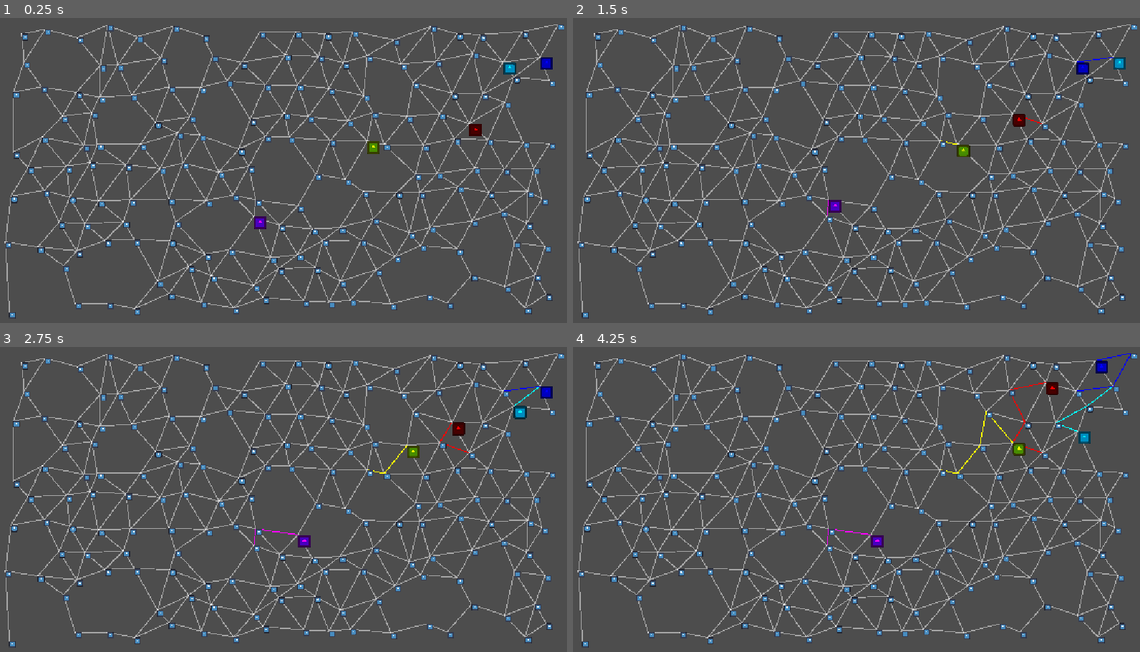
Above: before the commit, frames 1-4 (two rows, left to right).
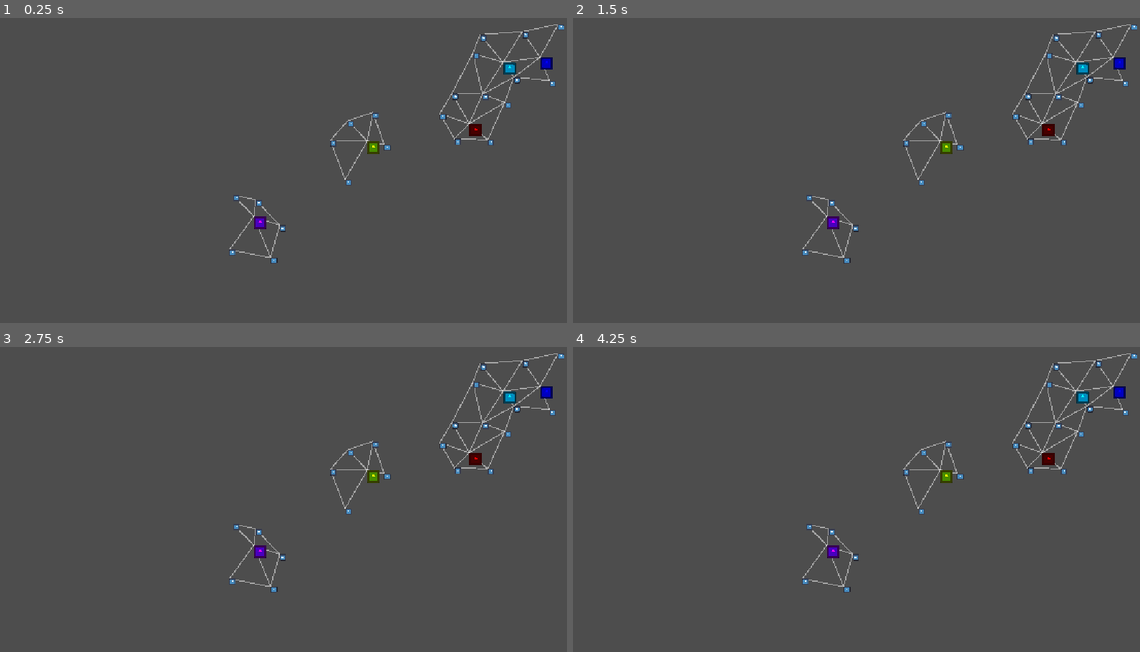
Above: after the commit, the same moments.

Repository: CrankyCranton/gwj-90
Game: Godot game, scene res://map/map.tscn
The game is run twice, just before and just after one commit, with the same random seed, the same clock (stepped at 60 frames per second) and the same inputs. The engine's default icon, where the game draws it, is replaced by a stand-in: a white triangle on a blue panel in a dark square.
Inputs (mouse positions are in pixels of both pictures, inside the frame that each line leads up to; where the layout moved, square brackets give the same spot in the first picture):
- Up to frame 1 (0.25 s): no input
- Up to frame 2 (1.5 s): click (1083, 69) at 0.5 s; click (833, 222) [833, 207] at 1.25 s
- Up to frame 3 (2.75 s): click (374, 475) [391, 481] at 2 s
- Up to frame 4 (4.25 s): click (1049, 459) [1032, 429] at 2.75 s; click (1117, 392) [1139, 359] at 3.5 s

The runs differ from the first frame. In frame 1, 7.7% of the frame differs, in the area x 0-98%, y 2-99%; in frame 2, 8.5%; in frame 3, 8.5%; in frame 4, 8.8%, in the area x 0-99%, y 2-99%.

Commit message:
FOW (should) work

Diff:
--- a/character/character.gd
+++ b/character/character.gd
@@ -9,6 +9,7 @@
 
 var tween: Tween
 
+## Set this to move the character.
 @onready var location: Location:
 	set(value):
 		if location:
@@ -17,15 +18,30 @@
 		location = value
 		location.character = self
 
-		if tween:
-			tween.kill()
-		tween = create_tween()
-		tween.set_ease(tween_ease).set_trans(tween_transition).tween_property(
-				self, ^"position", location.position, tween_time)
+		tween_movement()
+		lift_fow()
 
 
-func _on_timer_timeout() -> void:
-	location = location.connected_locations.pick_random()
+func _input(event: InputEvent) -> void:
+	if event.is_action_pressed(&"ui_accept"):
+		location = location.connected_locations.pick_random()
+
+
+func tween_movement() -> void:
+	if tween:
+		tween.kill()
+	tween = create_tween()
+	tween.set_ease(tween_ease).set_trans(tween_transition).tween_property(
+			self, ^"position", location.position, tween_time)
+
+
+func lift_fow() -> void:
+	location.show()
+	for i in location.connected_locations:
+		i.show()
+		for j in i.connected_locations:
+			if j.visible:
+				i.get_connection_to_location(j).show()
 
 
 func _on_focus_entered() -> void:
--- a/character/character.tscn
+++ b/character/character.tscn
@@ -10,9 +10,5 @@
 texture_normal = ExtResource("1_yf0e5")
 script = ExtResource("2_1l1n4")
 
-[node name="Timer" type="Timer" parent="." unique_id=196002691]
-autostart = true
-
 [connection signal="focus_entered" from="." to="." method="_on_focus_entered"]
 [connection signal="focus_exited" from="." to="." method="_on_focus_exited"]
-[connection signal="timeout" from="Timer" to="." method="_on_timer_timeout"]
--- a/map/connection/connection.tscn
+++ b/map/connection/connection.tscn
@@ -3,6 +3,7 @@
 [ext_resource type="Script" uid="uid://d15tsty3qgcer" path="res://map/connection/connection.gd" id="1_knh2s"]
 
 [node name="Connection" type="Line2D" unique_id=1176413470 groups=["connections"]]
+visible = false
 points = PackedVector2Array(0, 0, 0, 0)
 width = 2.0
 default_color = Color(1, 1, 1, 0.5019608)
--- a/map/location/location.tscn
+++ b/map/location/location.tscn
@@ -4,6 +4,7 @@
 [ext_resource type="Script" uid="uid://kttdtllwq2rh" path="res://map/location/location.gd" id="1_ds6n1"]
 
 [node name="Location" type="TextureButton" unique_id=524639371 groups=["locations"]]
+visible = false
 offset_right = 8.0
 offset_bottom = 8.0
 scale = Vector2(0.1, 0.1)
